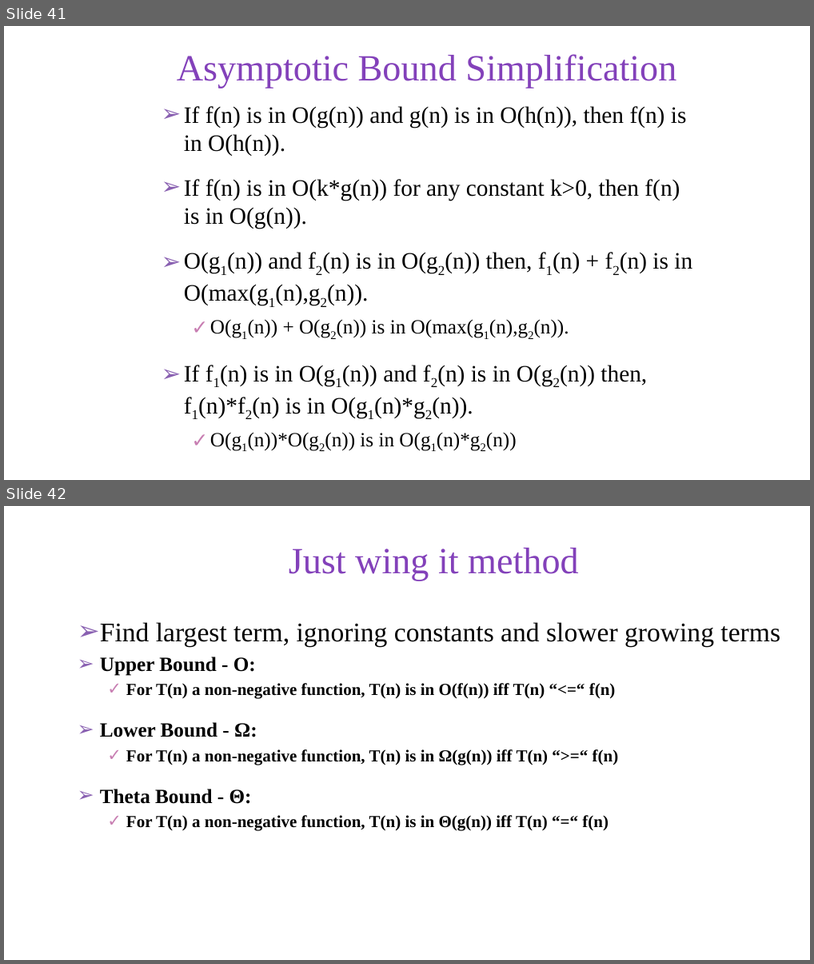
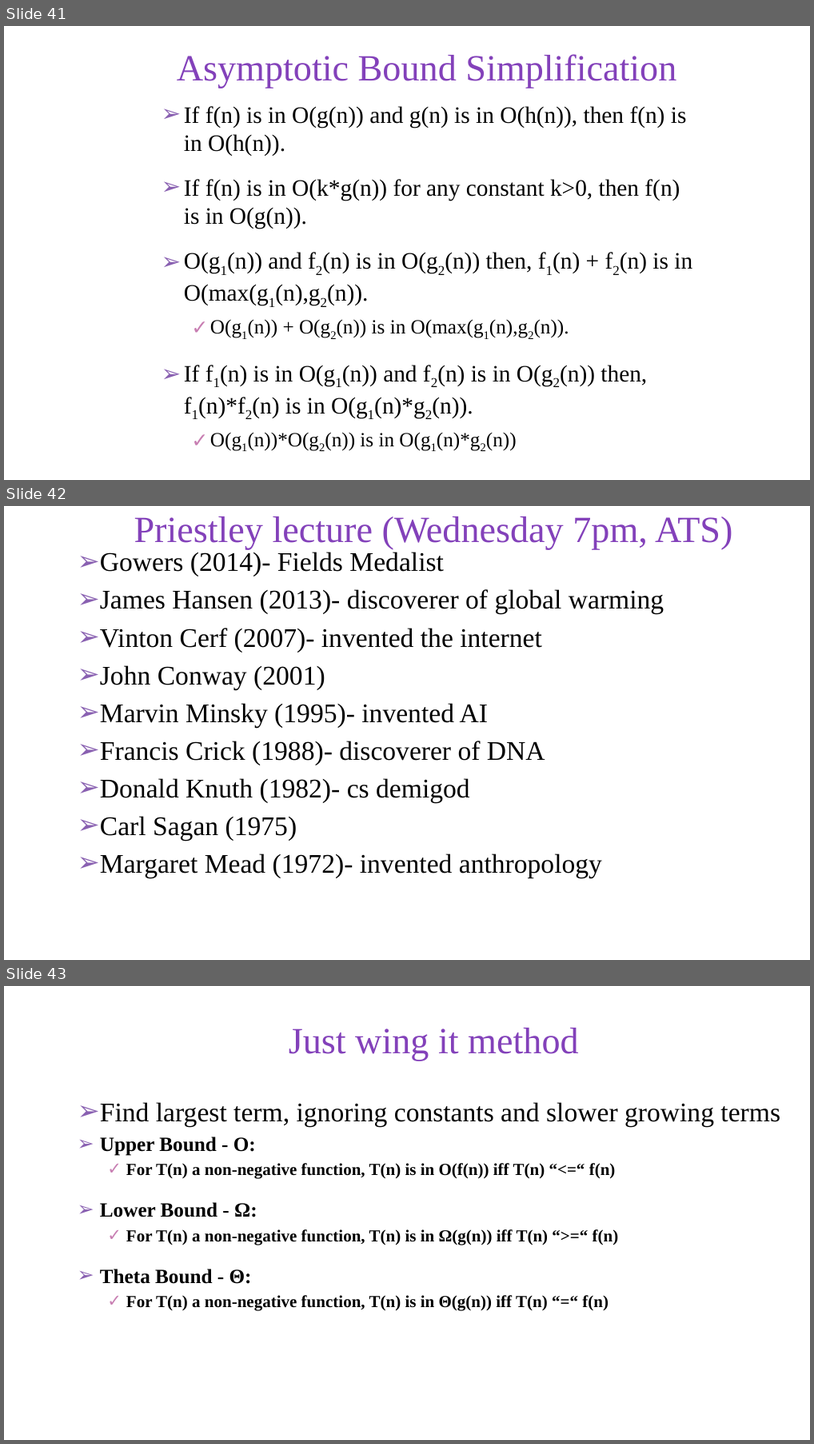
Before and after one commit to skalakm/232, a slide deck: notes.pptx. Shown one above the other, each under a label of ours: slides 41 and 42 before the commit, slides 41, 42 and 43 after it. The pictures are 814x964 and 814x1444 pixels, drawn with LibreOffice and Linux fonts; fonts in the diff are those of the drawing; background and template pictures are left out. Boxes give left, top, right and bottom in pixels: in the first picture for what was removed or moved away, otherwise in the second. Text is boxed around its words. In the diff, an @@ line names an element or a change of style, - is before the commit and + after.

```diff
--- a/notes.pptx
+++ b/notes.pptx
@@ slide 42 added at [4,506,810,960], background #FFFFFF @@
@@ title added at [134,516,734,549], 44 pt, text #8341BA @@
+Priestley lecture (Wednesday 7pm, ATS)
@@ text added at [100,552,664,877], 32 pt, text #000000 @@
+➢ Gowers (2014)- Fields Medalist
+➢ James Hansen (2013)- discoverer of global warming
+➢ Vinton Cerf (2007)- invented the internet
+➢ John Conway (2001)
+➢ Marvin Minsky (1995)- invented AI
+➢ Francis Crick (1988)- discoverer of DNA
+➢ Donald Knuth (1982)- cs demigod
+➢ Carl Sagan (1975)
+➢ Margaret Mead (1972)- invented anthropology
@@ what was slide 42 is now slide 43 @@
```
Also in this commit, not shown: 7 other slides added.
